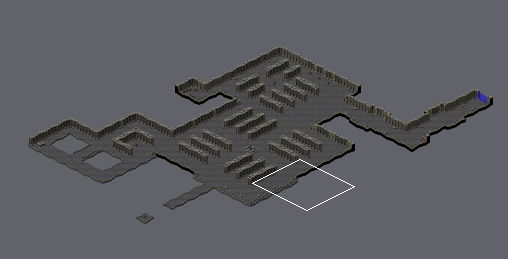
One commit to this Tiled map: tiled/averguard_academy.tmx. The first picture is a wide view before the edit; the outline marks the close-up.
Close-up. Before the commit:
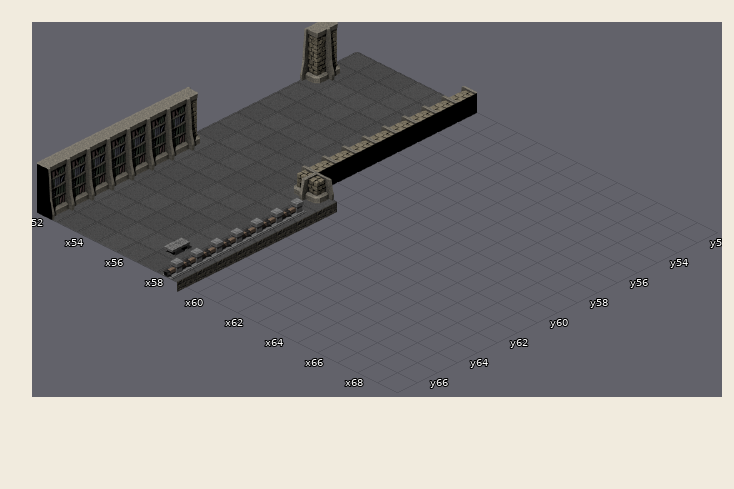
Cells are 64x32 px. Isometric: x runs down to the right, y down to the left. Shown: x 52..69, y 52..67. The commit also changed other parts of the map, which this record leaves out.
The same view after the edit:
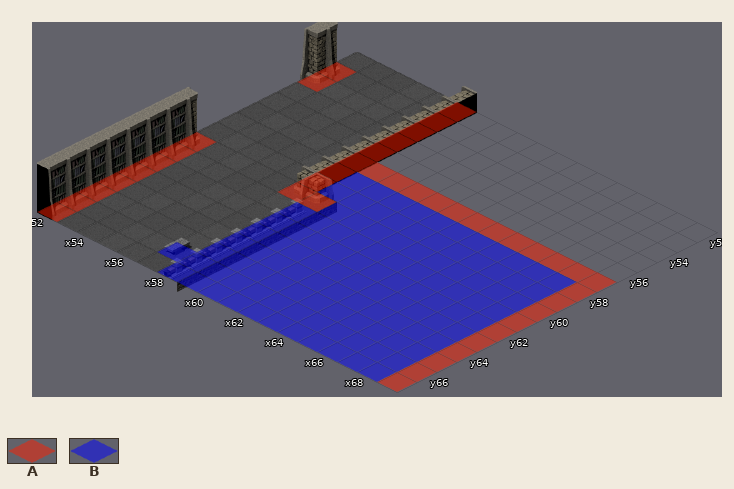
Key: from "tiled_collision": A 0, B 1.
_ is an empty cell, . an unchanged one.
Tiles of an added or newly shown layer are drawn over the layers below it.
Change:
--- layer "collision" (now shown)
@@ x 52..69 @@
-52 ....._............
-53 _...._............
-54 _...._............
-55 ....._............
-56 ....._............
-57 ....._____________
-58 ....._____________
-59 ....._____________
-60 _...._____________
-61 _.....____________
-62 _.....____________
-63 _.....____________
-64 _.....____________
-65 _.....____________
-66 _...._____________
-67 _.....____________
+52 .....A............
+53 A....A............
+54 A....A............
+55 .....A............
+56 .....A............
+57 .....AAAAAAAAAAAAA
+58 .....ABBBBBBBBBBBA
+59 .....ABBBBBBBBBBBA
+60 A....AABBBBBBBBBBA
+61 A.....BBBBBBBBBBBA
+62 A.....BBBBBBBBBBBA
+63 A.....BBBBBBBBBBBA
+64 A.....BBBBBBBBBBBA
+65 A.....BBBBBBBBBBBA
+66 A....BBBBBBBBBBBBA
+67 A.....BBBBBBBBBBBA
Where, in picture pixels (left, top, right, bottom), the same in both close-ups:
added: (297, 62, 357, 92)
added: (37, 102, 617, 392)
